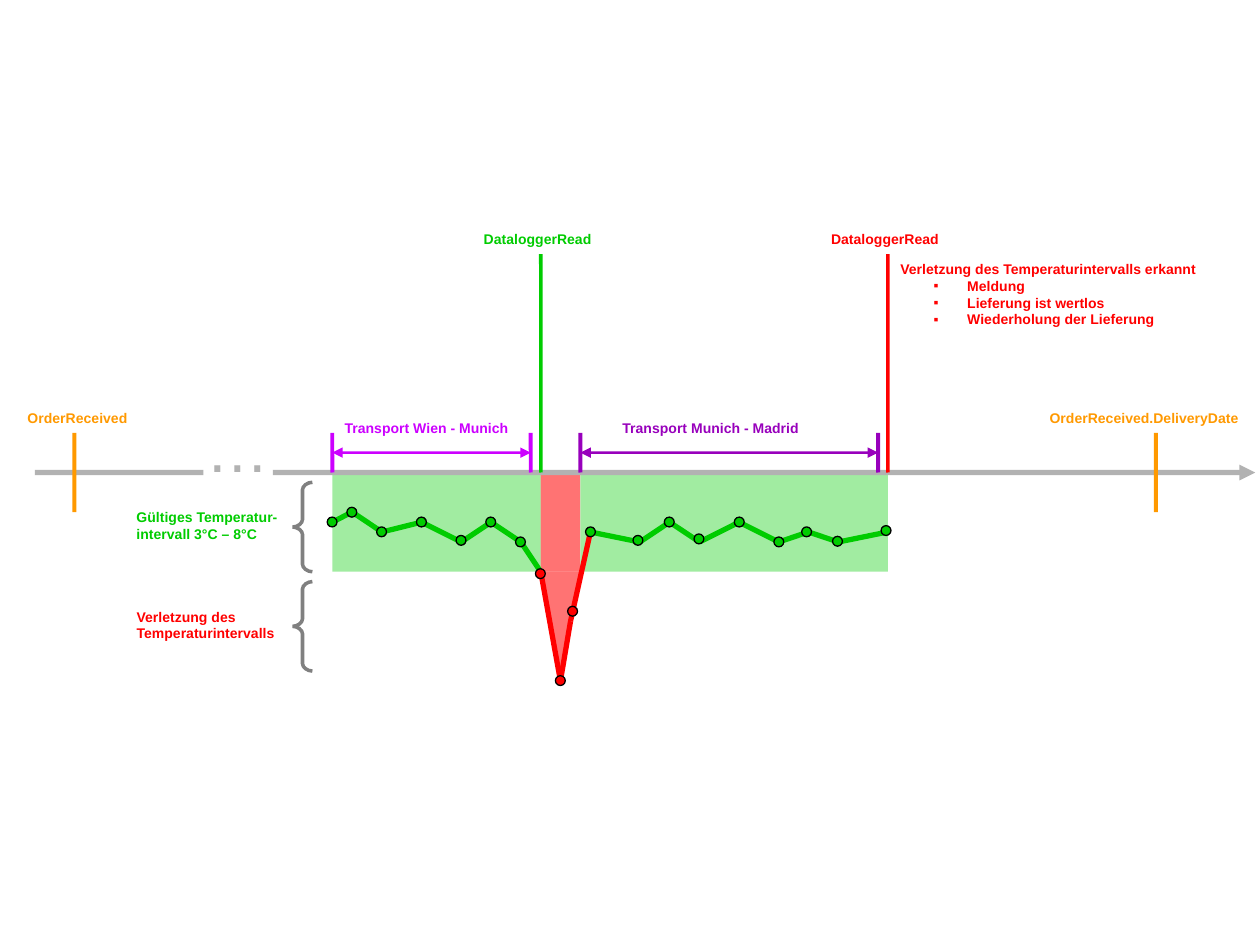
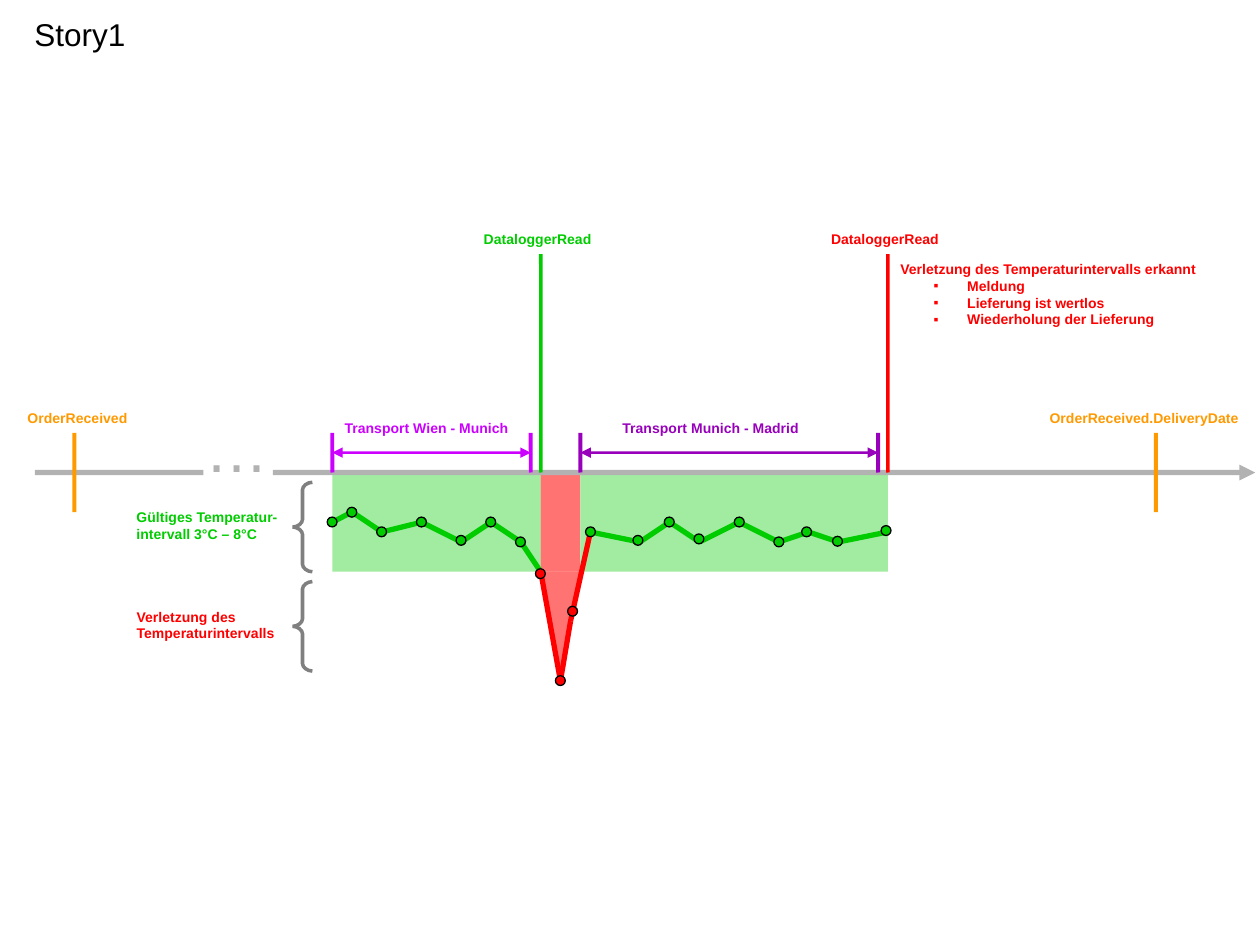
Before and after one commit to BackupTheBerlios/springbreak, a slide deck: slide 1 of sena/SimulatorStuff/was_passiert_in_story3.ppt (slide 2 before the commit). Drawn at 1260x945 pixels with LibreOffice and Linux fonts; fonts in the diff are those of the drawing. Boxes give left, top, right and bottom in pixels: in the first picture for what was removed or moved away, otherwise in the second. Text is boxed around its words. In the diff, an @@ line names an element or a change of style, - is before the commit and + after.

Commit message:
Story2 in DokumentVorlage gebracht Bild zur Story gezeichnet

```diff
--- a/sena/SimulatorStuff/was_passiert_in_story3.ppt
+++ b/sena/SimulatorStuff/was_passiert_in_story3.ppt
@@ text added at <box>34,24,125,52</box>, 18 pt, text #000000 @@
+Story1
```
Also in this commit, not shown: 1 other slide changed, 1 slide added, 1 other file.
